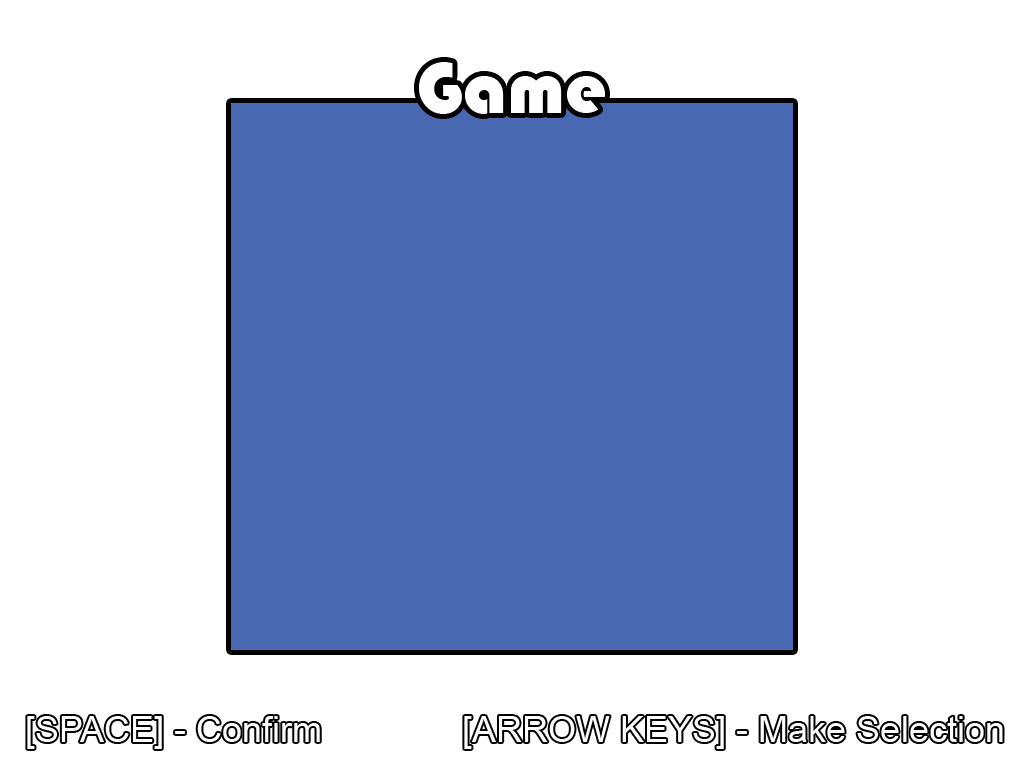
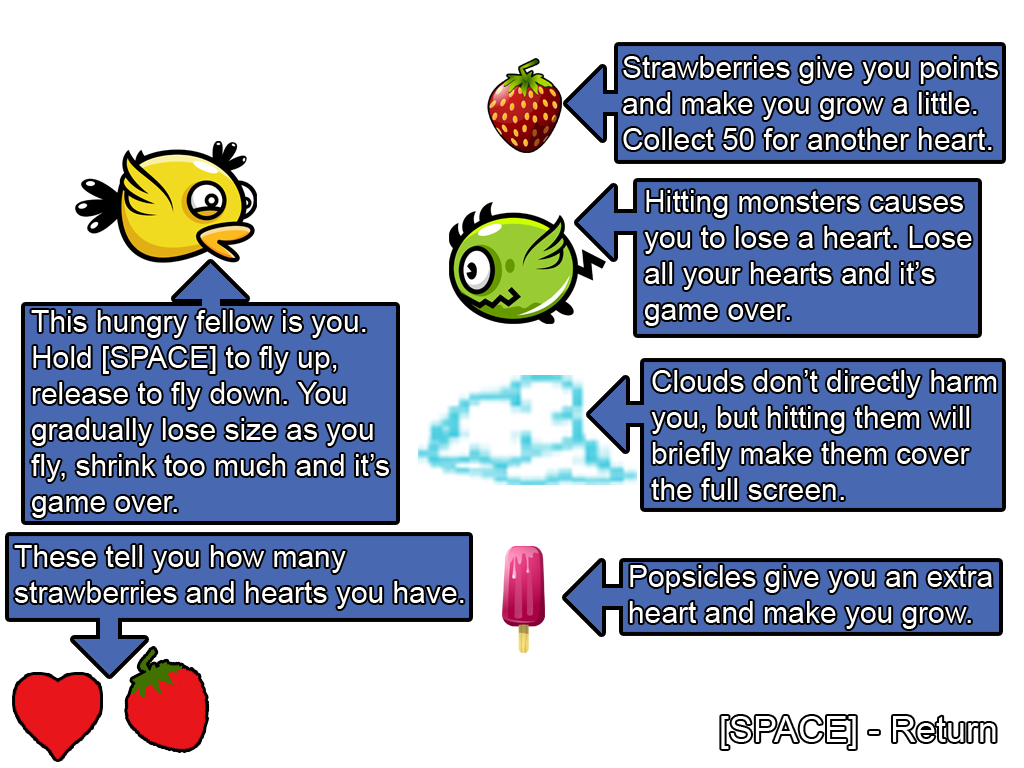
Revision of a layered 1024×768 image; what changed, layer by layer:
hid "[SPACE] - Confirm" over bbox(27, 716, 1003, 749)
hid "Game" over bbox(419, 62, 605, 114)
hid "menuBG" over bbox(231, 103, 793, 650)
added group "bird help" with 3 layers above "strawberryhelp" over bbox(25, 141, 396, 521)
added layer "This hungry fellow is you. Hol" in group "bird help" over bbox(31, 310, 389, 518)
added layer "Layer 8" in group "bird help" over bbox(75, 141, 257, 263)
added layer "arrow copy" in group "bird help" over bbox(25, 263, 396, 521)
added group "strawberryhelp" with 3 layers above "monsterhelp" over bbox(487, 46, 1002, 160)
added layer "Strawberries give you points a" in group "strawberryhelp" over bbox(623, 56, 998, 150)
added layer "Layer 13 copy" in group "strawberryhelp" over bbox(567, 46, 1002, 160)
added group "monsterhelp" with 3 layers above "cloud help" over bbox(449, 182, 978, 334)
added layer "Layer 10" in group "monsterhelp" over bbox(449, 202, 606, 324)
added layer "Hitting monsters causes you to" in group "monsterhelp" over bbox(644, 190, 972, 326)
added layer "Layer 13 copy 2" in group "monsterhelp" over bbox(578, 182, 978, 334)
added group "cloud help" with 3 layers above "popsiclehelp" over bbox(418, 362, 1002, 508)
added layer "Layer 11" in group "cloud help" over bbox(418, 375, 637, 485)
added layer "Clouds don’t directly harm you" in group "cloud help" over bbox(651, 370, 997, 500)
added layer "Layer 13 copy 3" in group "cloud help" over bbox(590, 362, 1002, 508)
added group "popsiclehelp" with 3 layers above "arrow" over bbox(502, 546, 999, 653)
added layer "Popsicles give you an extra he" in group "popsiclehelp" over bbox(629, 565, 992, 629)
added layer "Layer 13 copy 4" in group "popsiclehelp" over bbox(566, 562, 999, 633)
added layer "These tell you how many straw" above "Layer 13 copy 5" over bbox(14, 545, 464, 609)
added layer "Layer 13 copy 5" above "Layer 4" over bbox(9, 536, 469, 675)
…and 5 more changes (3 added, 2 visibility)
